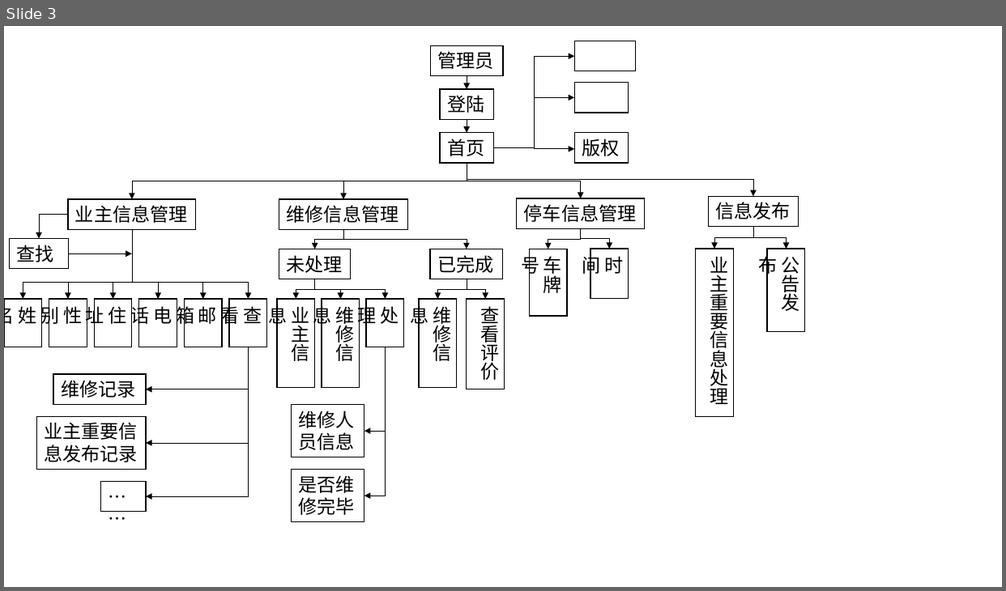
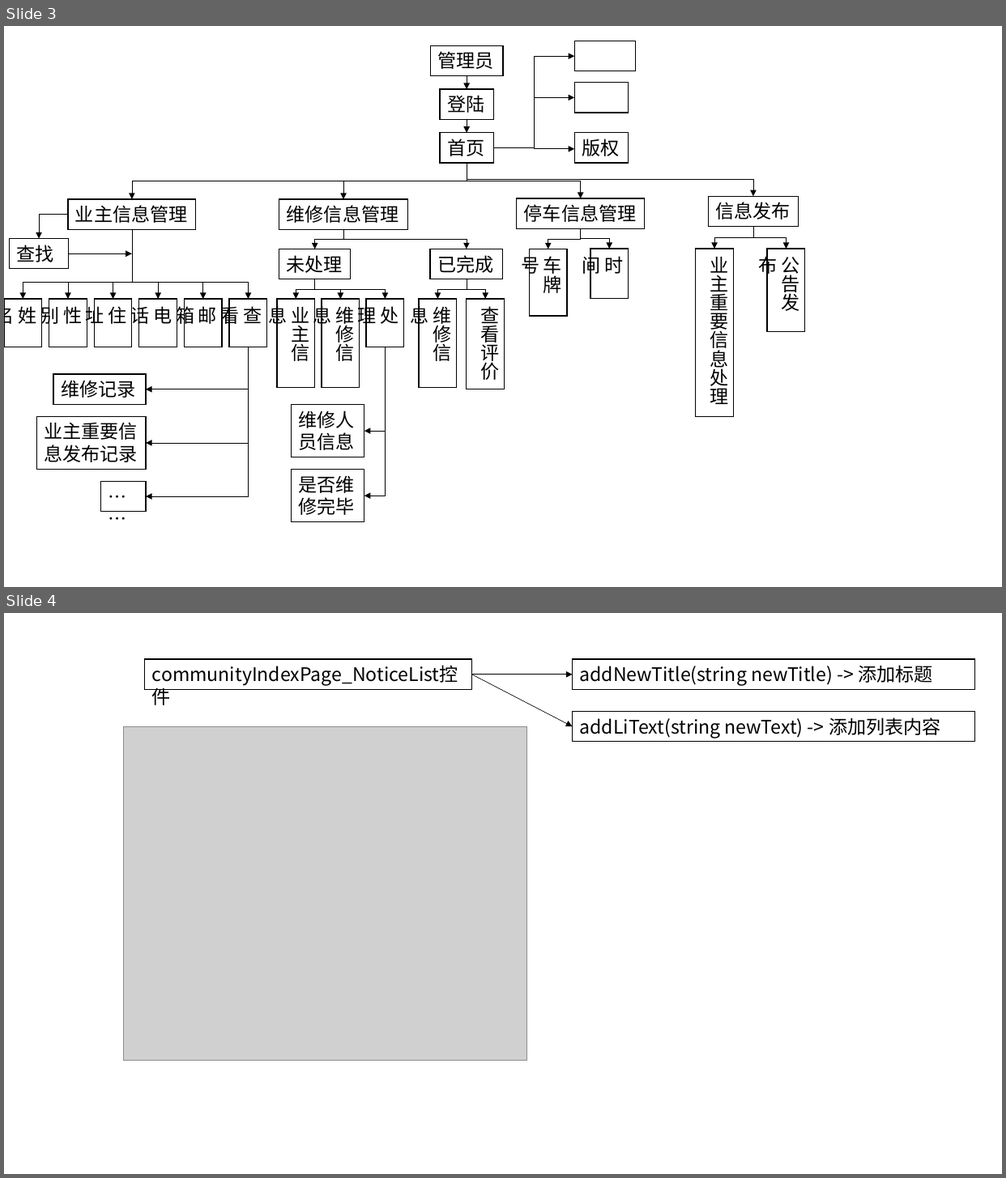
Before and after one commit to tan981211/safe, a slide deck: safe1/资料/图.pptx. Shown one above the other, each under a label of ours: slide 3 before the commit, slides 3 and 4 after it. The pictures are 1006x591 and 1006x1178 pixels, drawn with LibreOffice and Linux fonts; fonts in the diff are those of the drawing; grey boxes stand for pictures. Boxes give left, top, right and bottom in pixels: in the first picture for what was removed or moved away, otherwise in the second. Text is boxed around its words. In the diff, an @@ line names an element or a change of style, - is before the commit and + after.

```diff
--- a/safe1/资料/图.pptx
+++ b/safe1/资料/图.pptx
@@ slide 4 added at [4, 613, 1002, 1174], background #FFFFFF @@
@@ rectangle added at [145, 659, 472, 689], fill #FFFFFF, outline #000000 1 pt, 18 pt, text #000000 @@
+communityIndexPage_NoticeList控件
@@ rectangle added at [572, 659, 975, 689], fill #FFFFFF, outline #000000 1 pt, 18 pt, text #000000 @@
+addNewTitle(string newTitle) -> 添加标题
@@ arrow added from (472, 675) to (572, 675), #000000 0.5 pt @@
@@ arrow added from (472, 675) to (572, 726), #000000 0.5 pt @@
@@ picture added at [123, 726, 527, 1062] @@
@@ rectangle added at [572, 711, 975, 741], fill #FFFFFF, outline #000000 1 pt, 18 pt, text #000000 @@
+addLiText(string newText) -> 添加列表内容
```
Also in this commit, not shown: 5 other slides added, 20 other files.
